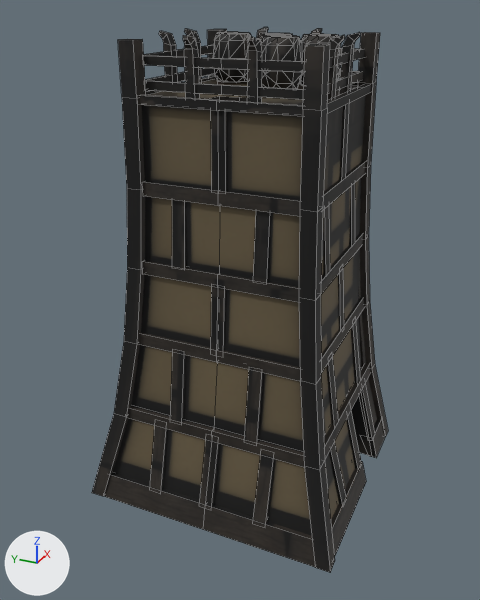
Before and after pictures for a commit that changed the FBX model Content/Buildings/Windmill/MS_Windmill.fbx.
One viewpoint serves both versions: a 50 mm camera at (-15.57, -6.52, 12.93) aimed at (-0.68, 0.18, 5.49). Every picture has the same lights, and +X, +Y and +Z are marked at lower left. Mesh edges are drawn as thin lines.

Before the edit, the objects in view are built like this:
```python
me_cube_006 = bpy.data.meshes.new('Cube.006')
me_cube_006.from_pydata(...)  # 1218 vertices, 992 faces; spans x -3.55..2.91, y -3.55..3.55, z -0.06..12.17
me_cube_006.materials.append(mat_mt_windmill)  # picture img_tx_windmilldiff_png
ob_cube_004 = bpy.data.objects.new('Cube.004', me_cube_006)
ob_cube_004.location = (0.0, 0.0, 0.0)
```
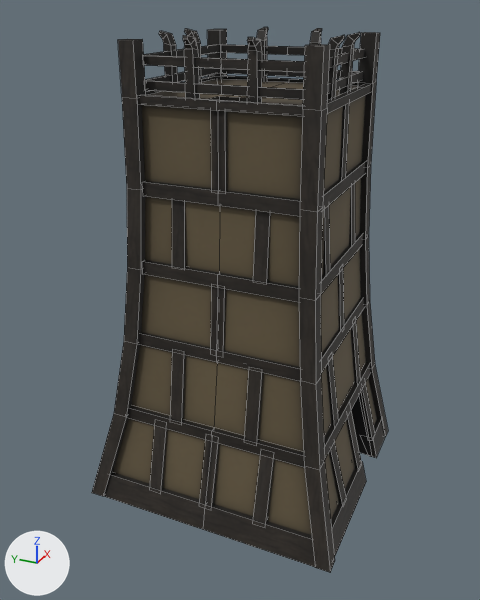
The newer file is also rescaled (x1.176), turned or shifted as a whole; pictures and numbers use the older file's frame.

Pixel boxes [x1, y1, x2, y2] of what changed, in the pictures (480 x 600 px):
part 1 of me_cube_006, deleted: before [300, 34, 341, 86]
part 2 of me_cube_006, deleted: before [257, 33, 293, 41]
part 3 of me_cube_006, deleted: before [261, 35, 303, 89]
part 4 of me_cube_006, deleted: before [213, 32, 252, 83]
part 5 of me_cube_006, surface changed: [100, 27, 377, 572] in both

The edits, one by one:
me_cube_006 is used by ob_cube_004; location (0.0, 0.0, 0.0).
me_cube_006 had 1218 vertices, 992 faces and spanned x -3.55..2.91, y -3.55..3.55, z -0.06..12.17.
me_cube_006 now has 1010 vertices, 592 faces and spans x -3.55..2.91, y -3.55..3.55, z -0.06..12.17.
me_cube_006 part 1: the loose piece of 52 vertices spanning x 0.85..1.93, y -1.62..-0.53, z 10.85..12.06 is deleted.
me_cube_006 part 2: the loose piece of 52 vertices spanning x 0.85..1.93, y -0.42..0.67, z 10.85..12.06 is deleted.
me_cube_006 part 3: the loose piece of 52 vertices spanning x -0.17..0.91, y -0.97..0.12, z 10.85..12.06 is deleted.
me_cube_006 part 4: the loose piece of 52 vertices spanning x 0.85..1.93, y 0.75..1.84, z 10.85..12.06 is deleted.
me_cube_006 part 5: 573 kept faces spanning x -3.55..2.91, y -3.55..3.55, z -0.06..12.17 get new texture (UV) coordinates.
